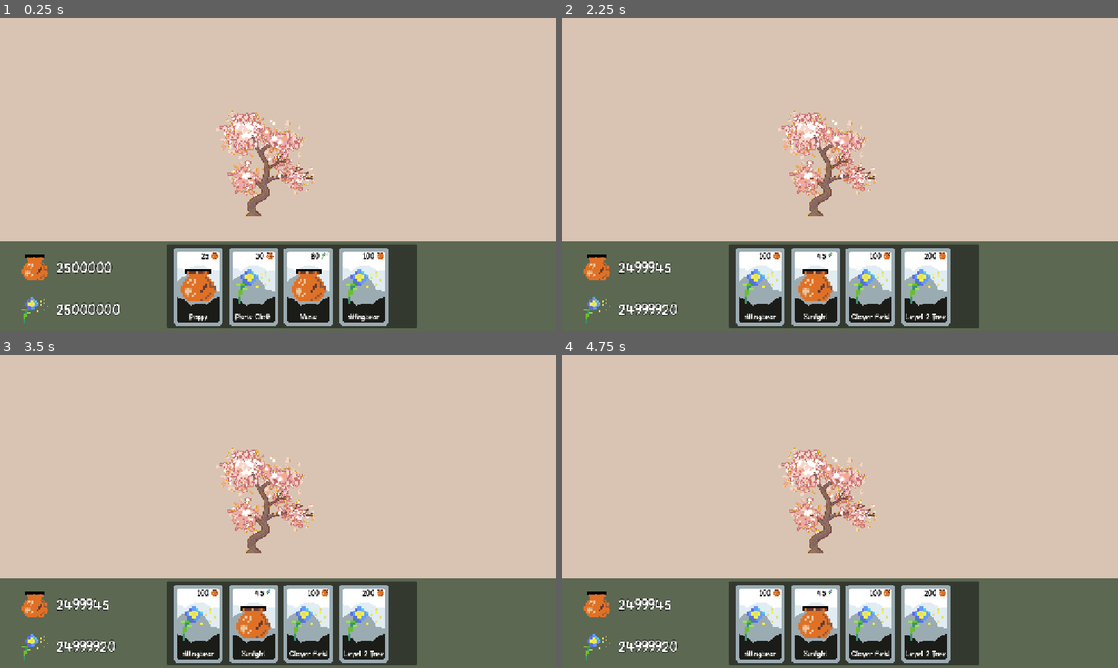
Above: before the commit, frames 1-4 (two rows, left to right).
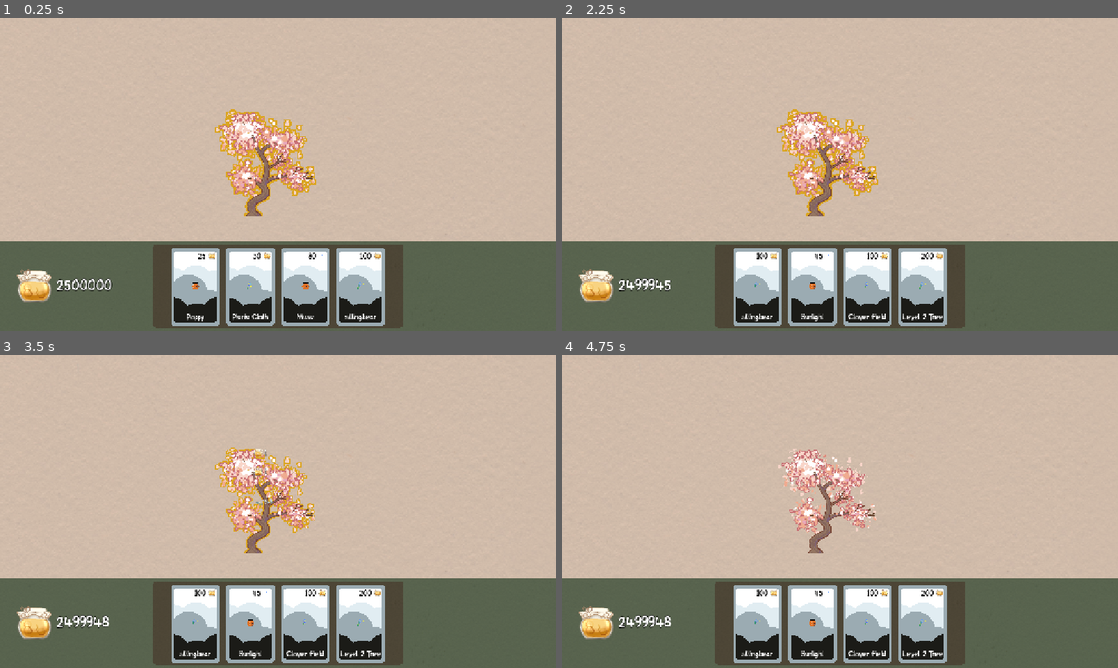
Above: after the commit, the same moments.

Repository: starcereal/project-bears
Game: Godot game, scene res://Scenes/World/world.tscn
The game is run twice, just before and just after one commit, with the same random seed, the same clock (stepped at 60 frames per second) and the same inputs. Sound files missing from this copy of the repository are replaced by a short silence.
Inputs (mouse positions are in pixels of both pictures, inside the frame that each line leads up to):
- Up to frame 1 (0.25 s): no input
- Up to frame 2 (2.25 s): click (762, 287) at 0.52 s; click (762, 287) at 1.27 s; click (762, 287) at 2.02 s
- Up to frame 3 (3.5 s): tap Enter at 2.75 s; move the mouse to (266, 498) at 2.77 s; press the mouse at (266, 498) at 2.78 s
- Up to frame 4 (4.75 s): tap Space at 3.5 s; move the mouse to (728, 527) at 3.52 s; release the mouse at (728, 527) at 3.53 s; click (728, 527) at 3.6 s; tap Enter at 4.25 s; move the mouse to (895, 442) at 4.27 s; press the mouse at (895, 442) at 4.28 s

The runs differ from the first frame. In frame 1, 9.2% of the frame differs, in the area x 3-88%, y 29-100%; in frame 2, 8.8%; in frame 3, 8.7%; in frame 4, 8.0%.

Commit message:
changed honey icons and added sprites

Diff:
--- /dev/null
+++ b/Resources/roundedcorner.gdshader
@@ -0,0 +1,20 @@
+shader_type canvas_item;
+
+uniform float corner_scale: hint_range(0., 1.) = 0.;
+
+bool isOut(float x, float y) {
+    return pow(x, 2.) + pow(y, 2.) > pow(corner_scale * .5, 2.);
+}
+
+void fragment() {
+    float s = corner_scale * .5;
+
+    if (
+        (UV.x < s      && UV.y < s      && isOut(UV.x - s,      UV.y - s)) ||
+        (UV.x < s      && UV.y > 1. - s && isOut(UV.x - s,      UV.y - 1. + s)) ||
+        (UV.x > 1. - s && UV.y < s      && isOut(UV.x - 1. + s, UV.y - s)) ||
+        (UV.x > 1. - s && UV.y > 1. - s && isOut(UV.x - 1. + s, UV.y - 1. + s))
+    ) {
+        COLOR.a = 0.;
+    }
+}
--- a/Scenes/Structures/BigTree.tscn
+++ b/Scenes/Structures/BigTree.tscn
@@ -42,7 +42,7 @@
 shader = SubResource("Shader_trgpq")
 shader_parameter/clr = Color(0.854902, 0.647059, 0.12549, 1)
 shader_parameter/type = 2
-shader_parameter/thickness = 1.0
+shader_parameter/thickness = 15.0
 
 [sub_resource type="RectangleShape2D" id="RectangleShape2D_trgpq"]
 size = Vector2(128, 128)
--- a/Scenes/UI/hud.tscn
+++ b/Scenes/UI/hud.tscn
@@ -1,11 +1,16 @@
-[gd_scene load_steps=5 format=3 uid="uid://cv32lchg2nqn3"]
+[gd_scene load_steps=7 format=3 uid="uid://cv32lchg2nqn3"]
 
 [ext_resource type="Script" uid="uid://bwxe7m5ptpta" path="res://Scripts/UI/hud.gd" id="1_sprlj"]
-[ext_resource type="Texture2D" uid="uid://bjthxe4a788i5" path="res://Assets/UI/Icons/honeyicon.png" id="2_ny26j"]
-[ext_resource type="Texture2D" uid="uid://bjwk8n6l66rrl" path="res://Assets/UI/Icons/pollenicon.png" id="3_fdl0h"]
+[ext_resource type="Texture2D" uid="uid://bmiqb568as32p" path="res://Assets/Graphics/Textures/Paper001_1K-PNG_Color.png" id="2_8glcj"]
+[ext_resource type="Texture2D" uid="uid://cijhivpj261fl" path="res://Assets/Graphics/Structures/picnic_assets_cleaner.png" id="3_8glcj"]
+[ext_resource type="Shader" uid="uid://d0ig3ggw6poq5" path="res://Resources/roundedcorner.gdshader" id="3_vsu76"]
 
 [sub_resource type="StyleBoxFlat" id="StyleBoxFlat_ny26j"]
 bg_color = Color(0.360784, 0.407843, 0.321569, 1)
+
+[sub_resource type="ShaderMaterial" id="ShaderMaterial_ux5h0"]
+shader = ExtResource("3_vsu76")
+shader_parameter/corner_scale = 0.05
 
 [node name="HUD" type="CanvasLayer" groups=["hud"]]
 script = ExtResource("1_sprlj")
@@ -28,35 +33,49 @@
 grow_vertical = 2
 theme_override_styles/panel = SubResource("StyleBoxFlat_ny26j")
 
-[node name="UpgradeContainerBackground" type="Panel" parent="UpgradeContainer"]
+[node name="TextureRect" type="TextureRect" parent="UpgradeContainer"]
+modulate = Color(0.360784, 0.407843, 0.321569, 1)
+layout_mode = 0
+offset_right = 1280.0
+offset_bottom = 208.0
+texture = ExtResource("2_8glcj")
+expand_mode = 1
+stretch_mode = 1
+
+[node name="UpgradeContainerBackground" type="TextureRect" parent="UpgradeContainer"]
+self_modulate = Color(0.313726, 0.286275, 0.223529, 1)
+material = SubResource("ShaderMaterial_ux5h0")
 layout_mode = 1
 anchors_preset = 8
 anchor_left = 0.5
 anchor_top = 0.5
 anchor_right = 0.5
 anchor_bottom = 0.5
-offset_left = -256.0
+offset_left = -288.0
 offset_top = -96.0
-offset_right = 320.0
+offset_right = 288.0
 offset_bottom = 96.0
 grow_horizontal = 2
 grow_vertical = 2
+texture = ExtResource("2_8glcj")
+expand_mode = 1
 
 [node name="UpgradeContainer" type="HBoxContainer" parent="UpgradeContainer/UpgradeContainerBackground"]
 layout_mode = 0
-offset_left = 16.0
+offset_left = 8.0
 offset_top = 8.0
-offset_right = 560.0
-offset_bottom = 192.0
+offset_right = 568.0
+offset_bottom = 184.0
 theme_override_constants/separation = 15
+alignment = 1
 
 [node name="HoneyLabelContainer" type="Control" parent="."]
 layout_mode = 3
 anchors_preset = 0
 offset_left = 24.0
-offset_top = 520.0
+offset_top = 560.0
 offset_right = 64.0
-offset_bottom = 560.0
+offset_bottom = 600.0
 
 [node name="HoneyLabel" type="Label" parent="HoneyLabelContainer"]
 layout_mode = 1
@@ -67,7 +86,7 @@
 anchor_bottom = 1.0
 offset_left = 84.0
 offset_top = -24.0
-offset_right = 340.0
+offset_right = 276.0
 offset_bottom = 56.0
 grow_horizontal = 2
 grow_vertical = 0
@@ -80,41 +99,9 @@
 
 [node name="Sprite2D" type="Sprite2D" parent="HoneyLabelContainer"]
 position = Vector2(56, 56)
-scale = Vector2(3.875, 3.875)
-texture = ExtResource("2_ny26j")
-
-[node name="PollenLabelContainer" type="Control" parent="."]
-layout_mode = 3
-anchors_preset = 0
-offset_left = 24.0
-offset_top = 616.0
-offset_right = 64.0
-offset_bottom = 656.0
-
-[node name="PollenLabel" type="Label" parent="PollenLabelContainer"]
-layout_mode = 1
-anchors_preset = 7
-anchor_left = 0.5
-anchor_top = 1.0
-anchor_right = 0.5
-anchor_bottom = 1.0
-offset_left = 84.0
-offset_top = -24.0
-offset_right = 340.0
-offset_bottom = 56.0
-grow_horizontal = 2
-grow_vertical = 0
-theme_override_colors/font_color = Color(1, 1, 1, 1)
-theme_override_colors/font_outline_color = Color(0, 0, 0, 1)
-theme_override_constants/outline_size = 4
-theme_override_font_sizes/font_size = 32
-text = "0"
-vertical_alignment = 1
-
-[node name="Sprite2D" type="Sprite2D" parent="PollenLabelContainer"]
-position = Vector2(56, 56)
-scale = Vector2(3.875, 3.875)
-texture = ExtResource("3_fdl0h")
+texture = ExtResource("3_8glcj")
+region_enabled = true
+region_rect = Rect2(48, 88, 96, 88)
 
 [node name="IncomeTimer" type="Timer" parent="."]
 autostart = true
--- a/Scenes/UI/resource_label_particle.tscn
+++ b/Scenes/UI/resource_label_particle.tscn
@@ -1,7 +1,7 @@
 [gd_scene load_steps=21 format=3 uid="uid://dmiitgcfalq3b"]
 
-[ext_resource type="Texture2D" uid="uid://bjthxe4a788i5" path="res://Assets/UI/Icons/honeyicon.png" id="1_hi8ib"]
 [ext_resource type="Script" uid="uid://b03gkd8v6px6y" path="res://Scripts/UI/resource_label_particle.gd" id="1_qiov7"]
+[ext_resource type="Texture2D" uid="uid://ctqi731tpaaa5" path="res://Assets/UI/Icons/honey_icon.png" id="2_bjms4"]
 [ext_resource type="AudioStream" uid="uid://onu7xmacoao4" path="res://Assets/Sounds/SFX/Resources/Cowbell A.wav" id="3_5qpg1"]
 [ext_resource type="AudioStream" uid="uid://c2jws1c6whe0" path="res://Assets/Sounds/SFX/Resources/Cowbell B.wav" id="4_bjms4"]
 [ext_resource type="Texture2D" uid="uid://c7d4slatufc1f" path="res://Assets/Graphics/Effects/Smoke VFX3.png" id="5_bjms4"]
@@ -152,20 +152,25 @@
 "speed": 18.0
 }]
 
-[node name="ResourceLabelParticle" type="Node2D"]
+[node name="ResourceLabelParticle" type="Control"]
+layout_mode = 3
+anchors_preset = 0
 script = ExtResource("1_qiov7")
 
 [node name="ResourceLabelParticle" type="Label" parent="."]
 offset_right = 128.0
 offset_bottom = 49.0
 scale = Vector2(0.5, 0.5)
+theme_override_colors/font_outline_color = Color(0, 0, 0, 1)
+theme_override_constants/outline_size = 2
 text = "1
 "
 metadata/_edit_use_anchors_ = true
 
 [node name="Sprite2D" type="Sprite2D" parent="ResourceLabelParticle"]
-position = Vector2(-12, 12)
-texture = ExtResource("1_hi8ib")
+position = Vector2(-14, 6)
+scale = Vector2(0.25, 0.25)
+texture = ExtResource("2_bjms4")
 
 [node name="AnimationPlayer" type="AnimationPlayer" parent="ResourceLabelParticle"]
 libraries = {
--- a/Scenes/UI/upgrade_card.tscn
+++ b/Scenes/UI/upgrade_card.tscn
@@ -1,14 +1,13 @@
-[gd_scene load_steps=11 format=3 uid="uid://cbsdptvmm6com"]
+[gd_scene load_steps=10 format=3 uid="uid://cbsdptvmm6com"]
 
 [ext_resource type="Script" uid="uid://ddqv6imwnowgx" path="res://Scripts/UI/upgrade_card.gd" id="1_djitu"]
 [ext_resource type="Texture2D" uid="uid://dmf8o2xs443uk" path="res://Assets/UI/whitecardback.png" id="1_i5unv"]
-[ext_resource type="Texture2D" uid="uid://bjwk8n6l66rrl" path="res://Assets/UI/Icons/pollenicon.png" id="2_djitu"]
+[ext_resource type="Texture2D" uid="uid://ctqi731tpaaa5" path="res://Assets/UI/Icons/honey_icon.png" id="3_si1xg"]
 [ext_resource type="AudioStream" uid="uid://b5beppas5vipy" path="res://Assets/Sounds/SFX/Cards/Coin Bag Drop Wood A.wav" id="4_ua3pj"]
 [ext_resource type="AudioStream" uid="uid://f80rmvgi2wl7" path="res://Assets/Sounds/SFX/Cards/Coin Bag Drop Wood B.wav" id="5_si1xg"]
 [ext_resource type="AudioStream" uid="uid://dc3iewak3yk13" path="res://Assets/Sounds/SFX/Cards/Coin Bag Drop Wood C.wav" id="6_pmi3y"]
 [ext_resource type="AudioStream" uid="uid://iwy4eijroae7" path="res://Assets/Sounds/SFX/Cards/Coin Bag Drop Wood D.wav" id="7_tvajg"]
 [ext_resource type="AudioStream" uid="uid://8w0kumtq56cg" path="res://Assets/Sounds/SFX/Cards/Coin Bag Drop Wood E.wav" id="8_f6geb"]
-[ext_resource type="Texture2D" uid="uid://bjthxe4a788i5" path="res://Assets/UI/Icons/honeyicon.png" id="9_si1xg"]
 
 [sub_resource type="AudioStreamRandomizer" id="AudioStreamRandomizer_4qpks"]
 streams_count = 5
@@ -44,8 +43,7 @@
 
 [node name="UpgradeIcon" type="Sprite2D" parent="."]
 position = Vector2(56, 88)
-scale = Vector2(5, 5)
-texture = ExtResource("2_djitu")
+texture = ExtResource("3_si1xg")
 
 [node name="BuySound" type="AudioStreamPlayer2D" parent="."]
 stream = SubResource("AudioStreamRandomizer_4qpks")
@@ -63,7 +61,8 @@
 
 [node name="CostIcon" type="Sprite2D" parent="."]
 position = Vector2(94, 18)
-texture = ExtResource("9_si1xg")
+scale = Vector2(0.2, 0.2)
+texture = ExtResource("3_si1xg")
 
 [connection signal="pressed" from="TextureButton" to="." method="_on_texture_button_pressed"]
 [connection signal="finished" from="BuySound" to="." method="_on_buy_sound_finished"]
--- a/Scenes/World/world.tscn
+++ b/Scenes/World/world.tscn
@@ -8,6 +8,7 @@
 [node name="World" type="Node2D"]
 
 [node name="Ground" type="TextureRect" parent="."]
+modulate = Color(0.85098, 0.768627, 0.701961, 1)
 anchors_preset = 15
 anchor_right = 1.0
 anchor_bottom = 1.0
@@ -17,18 +18,9 @@
 offset_bottom = 720.0
 grow_horizontal = 2
 grow_vertical = 2
+mouse_filter = 2
 texture = ExtResource("1_vadfg")
 stretch_mode = 1
-
-[node name="ColorRect" type="ColorRect" parent="."]
-anchors_preset = 15
-anchor_right = 1.0
-anchor_bottom = 1.0
-offset_right = 1280.0
-offset_bottom = 720.0
-grow_horizontal = 2
-grow_vertical = 2
-color = Color(0.85098, 0.768627, 0.701961, 1)
 
 [node name="BigTree" parent="." instance=ExtResource("1_t1gg8")]
 position = Vector2(568, 360)
--- a/Scripts/Structures/clickable_structure.gd
+++ b/Scripts/Structures/clickable_structure.gd
@@ -16,6 +16,7 @@
 
 func _on_clickable_area_mouse_on_structure(mouse_on_object: bool) -> void:
 	# when a player hovers on a structure, change shader to show
+	print("on thing")
 	if mouse_on_object:
 		sprite.material.set_shader_parameter("thickness", 10)
 	else:
--- a/Scripts/UI/hud.gd
+++ b/Scripts/UI/hud.gd
@@ -1,7 +1,6 @@
 extends CanvasLayer
 @onready var honey_label: Label = $HoneyLabelContainer/HoneyLabel
 @onready var upgrade_card : Object = GlobalPreloads.upgrade_card
-@onready var pollen_label: Label = $PollenLabelContainer/PollenLabel
 @onready var upgrade_container: HBoxContainer = $UpgradeContainer/UpgradeContainerBackground/UpgradeContainer
 
 #TODO card pulling mechanics
@@ -28,7 +27,6 @@
 
 func _physics_process(_delta: float) -> void:
 	honey_label.text = str(roundi(Global.honey_count))
-	pollen_label.text = str(roundi(Global.pollen_count))
 
 
 func get_card_from_db():
--- a/Scripts/UI/resource_label_particle.gd
+++ b/Scripts/UI/resource_label_particle.gd
@@ -1,4 +1,4 @@
-extends Node2D
+extends Control
 @onready var mine_sound: AudioStreamPlayer2D = $ResourceLabelParticle/MineSound
 @onready var resource_label_particle: Label = $ResourceLabelParticle
 
--- a/Scripts/UI/upgrade_card.gd
+++ b/Scripts/UI/upgrade_card.gd
@@ -18,7 +18,7 @@
 		queue_free()
 	if item != null:
 		if UpgradesDb.UPGRADES[item]["costttype"] == "honey":
-			cost_icon.texture = preload("res://Assets/UI/Icons/honeyicon.png")
+			cost_icon.texture = preload("res://Assets/UI/Icons/honey_icon.png")
 		elif UpgradesDb.UPGRADES[item]["costttype"] == "pollen":
 			cost_icon.texture = preload("res://Assets/UI/Icons/pollenicon.png")
 
Binary file added: Assets/Graphics/Structures/bears_cleaner.png
Not shown, added: Assets/Graphics/Structures/bears_cleaner.png.import
Binary file added: Assets/Graphics/Structures/picnic_assets_2_cleaner.png
Not shown, added: Assets/Graphics/Structures/picnic_assets_2_cleaner.png.import
Binary file added: Assets/Graphics/Structures/picnic_assets_cleaner.png
Not shown, added: Assets/Graphics/Structures/picnic_assets_cleaner.png.import
Binary file added: Assets/UI/Icons/honey_icon.png
Not shown, added: Assets/UI/Icons/honey_icon.png.import
Binary file added: Assets/UI/wandcursor.png
Not shown, added: Assets/UI/wandcursor.png.import
Not shown, added: Resources/roundedcorner.gdshader.uid
